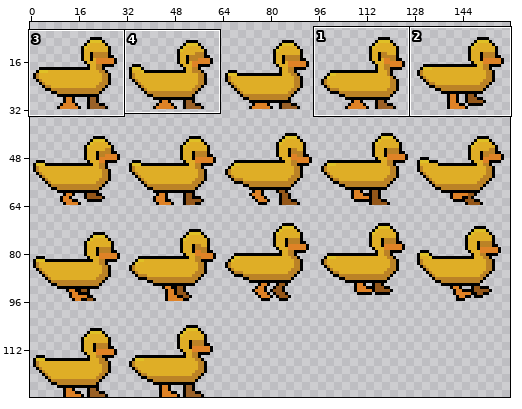
Two versions of one sprite sheet, assets/sprites/entities/duck-Sheet.png. The first picture is a wide view before the edit; the outline marks the close-up.
Close-up. As it was:
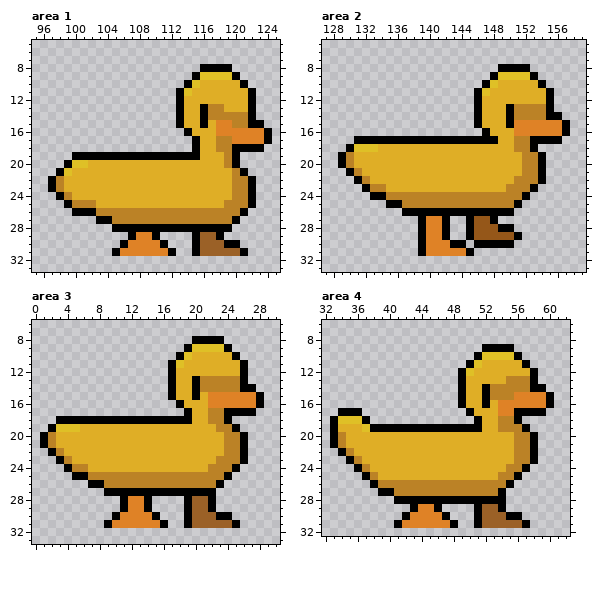
The file is 160x128 pixels. Shown: area 1: x 95..125, y 5..33; area 2: x 127..159, y 5..33; area 3: x 0..30, y 6..33; area 4: x 32..62, y 6..32. The wide view leaves out empty margins. The commit also changed other parts of the picture, which this record leaves out.
After the commit:
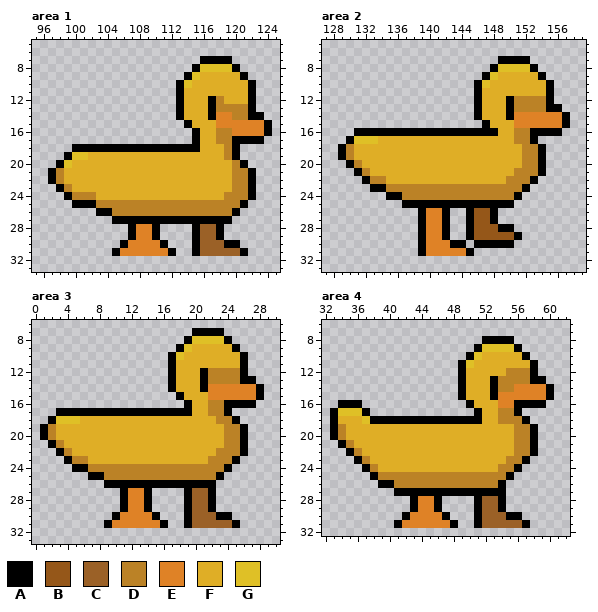
Palette (. is transparent): A #000000  B #955719  C #9b6127  D #bb8226  E #df8226  F #dfae26  G #dfc026
The exact change:
Changed rows in their new state; - is an unchanged pixel.
Area 1:
first column x 97:
 7 -------------------AAAA-----
 8 ------------------AGGGGA----
 9 -----------------AGFFFFFA---
10 ----------------AGF-----FA--
11 -----------------F----------
12 --------------------AD------
13 -------------------FA-DDD---
14 -------------------FAEE---A-
15 ----------------.A-F---EEEEA
16 -----------------.A--DD-----
17 -----------------------AAAA.
18 ---AAAAAAAAAAAAAAA---F--...-
19 --AGGFFFFFFFFFFFFFF---------
20 -AGFF-----------------FDA---
21 ADF---------------------DA--
23 .AD-------------------------
24 -.ADDD----------------D-----
25 --.AAADDDDDDDDDDDDDDDD--A.--
26 ---...AA---------------A.---
27 ------..AAAAAAAAAAAAAAA.----
28 --------..-EE-....-CC-.-----
Area 2:
first column x 129:
 7 --------------------AAAA-----
 8 -------------------AGGGGA----
 9 ------------------AGFFFFFA---
10 -----------------AGF-----FA--
11 ------------------F----------
12 ---------------------ADDDD---
13 ---------------------------A-
14 ----------------------EEEEEEA
15 -----------------.A--F-------
16 --AAAAAAAAAAAAAAAA-A--DDAAAA.
17 -AGGGFFFFFFFFFFFFFFF-----...-
18 ADFFF-----------------F-DA---
20 .AD--------------------------
21 -.AD------------------D------
22 --.ADD---------------D--A.---
23 ---.AADDDDDDDDDDDDDDD--A.----
24 ----..AA--------------A.-----
25 ------..AAAAAAAAAAAAAA.------
26 --------..-EE-..-BB-..-------
Area 3:
first column x 1:
 7 -------------------AAAA-----
 8 ------------------AGGGGA----
 9 -----------------AGFFFFFA---
10 ----------------AGF-----FA--
11 -----------------F----------
12 --------------------ADDDD---
13 -------------------FA-----A-
14 -------------------FAEEEEEEA
15 ----------------.A-F--------
16 -----------------.A--DDAAAA.
17 --AAAAAAAAAAAAAAAA------...-
18 -AGGGFFFFFFFFFFFFFF--F-DA---
19 ADFFF-----------------F-DA--
21 .AD-------------------------
22 -.AD------------------D-----
23 --.ADD---------------D--A.--
24 ---.AADDDDDDDDDDDDDDD--A.---
25 ----..AA--------------A.----
26 ------..AAAAAAAAAAAAAA.-----
27 --------..-EE-....-CC-------
Area 4:
first column x 33:
 8 -------------------AAAA-----
 9 ------------------AGGGGA----
10 -----------------AGFFFFFA---
11 ----------------AGF-----FA--
12 -----------------F----DDD---
13 --------------------AD----A-
14 -------------------FA--EEEEA
15 -------------------FAEE-----
16 -AAA------------.A-F---AAAA.
17 AGGGA------------.A--DD-...-
18 -FFFGAAAAAAAAAAAAA-----DA---
19 -D--FFFFFFFFFFFFFFF--FF-DA--
21 .AD-------------------------
22 -.AD------------------------
23 --.AD-----------------D-A.--
24 ---.AD---------------D-A.---
25 ----.ADDDDDDDDDDDDDDD-A.----
26 -----.AA-------------A.-----
27 ------..AAAAAAAAAAAAA-------
28 --------..-EE-....-CC-------
Pixel boxes of the changes (left, top, right, bottom) in both close-ups:
changed: (48, 56, 272, 232)
changed: (338, 56, 570, 216)
changed: (40, 328, 264, 496)
changed: (330, 336, 554, 504)
